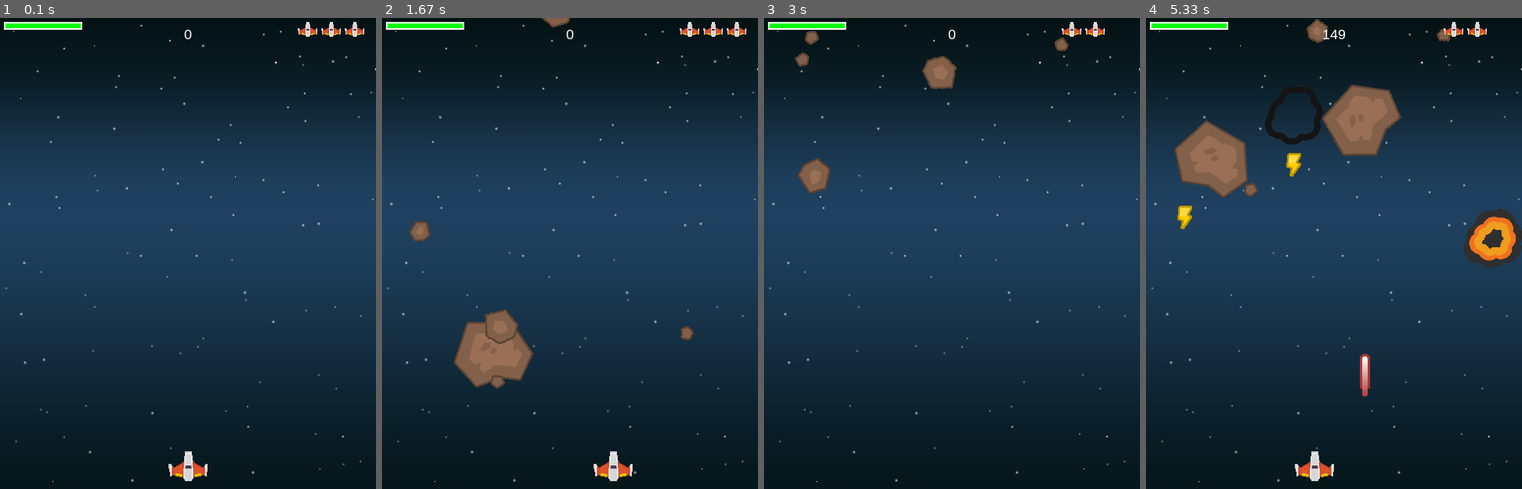
Above: before the commit, frames 1-4 (left to right).
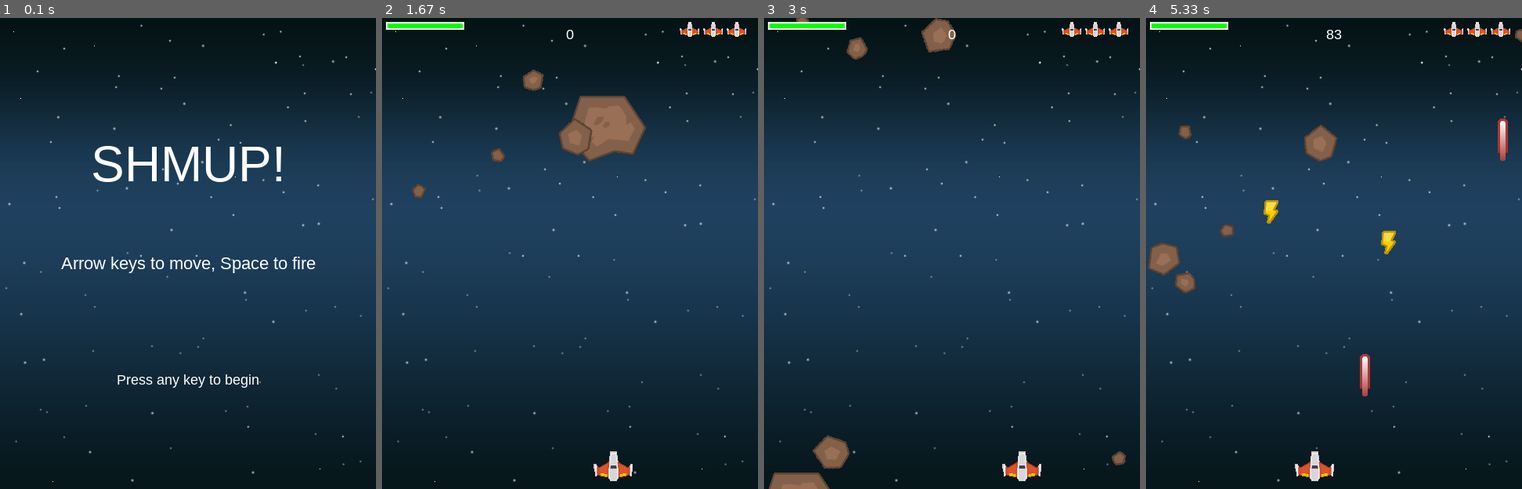
Above: after the commit, the same moments.

Repository: SimonovaU/pygame_inspo
Game: pygame game, started from shmup.py
The game is run twice, just before and just after one commit, with the same random seed, the same clock (stepped at 60 frames per second) and the same inputs.
Inputs:
- Up to frame 1 (0.1 s): no input
- Up to frame 2 (1.67 s): hold Right 0.33-0.8 s; hold Right 0.83-1.3 s; hold Left from 1.33 s (still down)
- Up to frame 3 (3 s): release Left at 1.87 s; hold Left 1.9-2.3 s; hold Right 2.33-2.97 s
- Up to frame 4 (5.33 s): tap Space at 3, 3.4, 3.7, 3.9, 4.2, 4.4, 4.7, 4.9, 5.2 s; hold Left 3.33-3.8 s; hold Right 3.83-4.3 s; hold Right 4.33-4.8 s; hold Left from 4.83 s (still down)

The runs differ from the first frame. In frame 1, 3.3% of the frame differs, in the area x 1-97%, y 0-99%; in frame 2, 5.5%; in frame 3, 3.4%; in frame 4, 8.9%, in the area x 0-100%, y 0-59%.

Commit message:
screen with instructions added

Diff:
--- a/shmup.py
+++ b/shmup.py
@@ -251,24 +251,12 @@
 
 clock = pygame.time.Clock()
 
-all_sprites = pygame.sprite.Group()
-player = Player()
-all_sprites.add(player)
-
-mobs = pygame.sprite.Group()
 
 def newmob():
     m = Mob()
     all_sprites.add(m)
     mobs.add(m)
 
-for i in range(8):
-    newmob()
-
-bullets = pygame.sprite.Group()
-powerups = pygame.sprite.Group()
-
-score = 0
 pygame.mixer.music.play(loops=-1)
 
 font_name = pygame.font.match_font('arial')
@@ -297,9 +285,39 @@
         img_rect.y = y
         surf.blit(img, img_rect)
 
+def show_go_screen():
+    screen.blit(background, background_rect)
+    draw_text(screen, "SHMUP!", 64, WIDTH / 2, HEIGHT / 4)
+    draw_text(screen, "Arrow keys to move, Space to fire", 22,
+              WIDTH / 2, HEIGHT / 2)
+    draw_text(screen, "Press any key to begin", 18, WIDTH / 2, HEIGHT * 3 / 4)
+    pygame.display.flip()
+    waiting = True
+    while waiting:
+        clock.tick(FPS)
+        for event in pygame.event.get():
+            if event.type == pygame.QUIT:
+                pygame.quit()
+            if event.type == pygame.KEYUP:
+                waiting = False
+
 # Цикл игры
+game_over = True
 running = True
 while running:
+    if game_over:
+        show_go_screen()
+        game_over = False
+        all_sprites = pygame.sprite.Group()
+        mobs = pygame.sprite.Group()
+        bullets = pygame.sprite.Group()
+        powerups = pygame.sprite.Group()
+        player = Player()
+        all_sprites.add(player)
+        for i in range(8):
+            newmob()
+        score = 0
+
     # Держим цикл на правильной скорости
     clock.tick(FPS)
     # Ввод процесса (события)
@@ -332,7 +350,7 @@
             player.shield = 100
     # Если игрок умер, игра окончена
     if player.lives == 0 and not death_explosion.alive():
-        running = False
+        game_over = True
 
     # проверьте, не попала ли пуля в моб
     hits = pygame.sprite.groupcollide(mobs, bullets, True, True)
